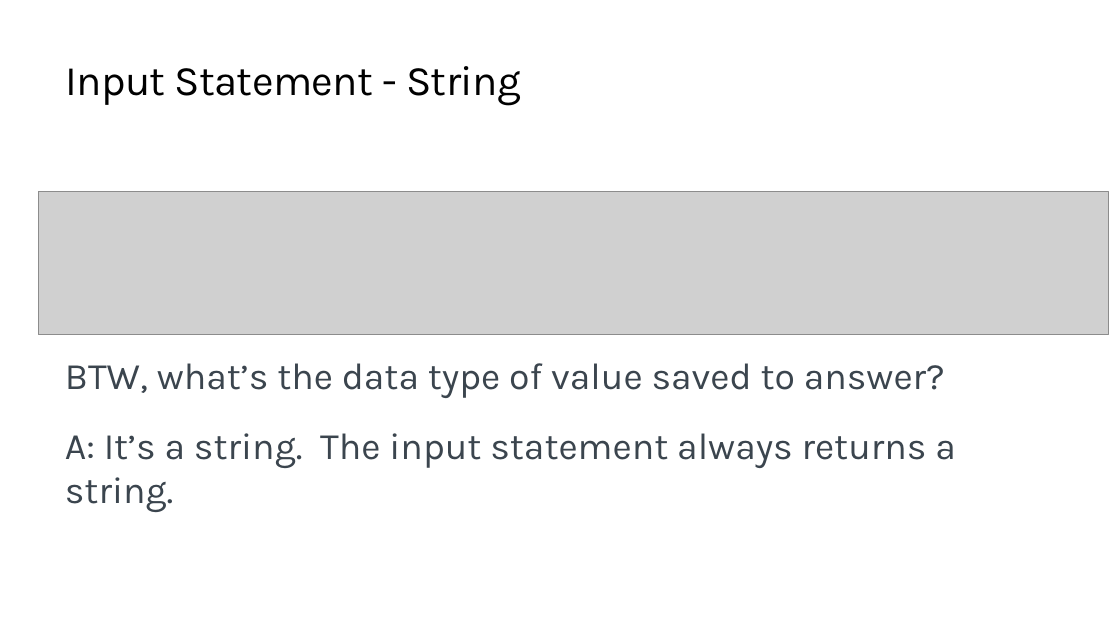
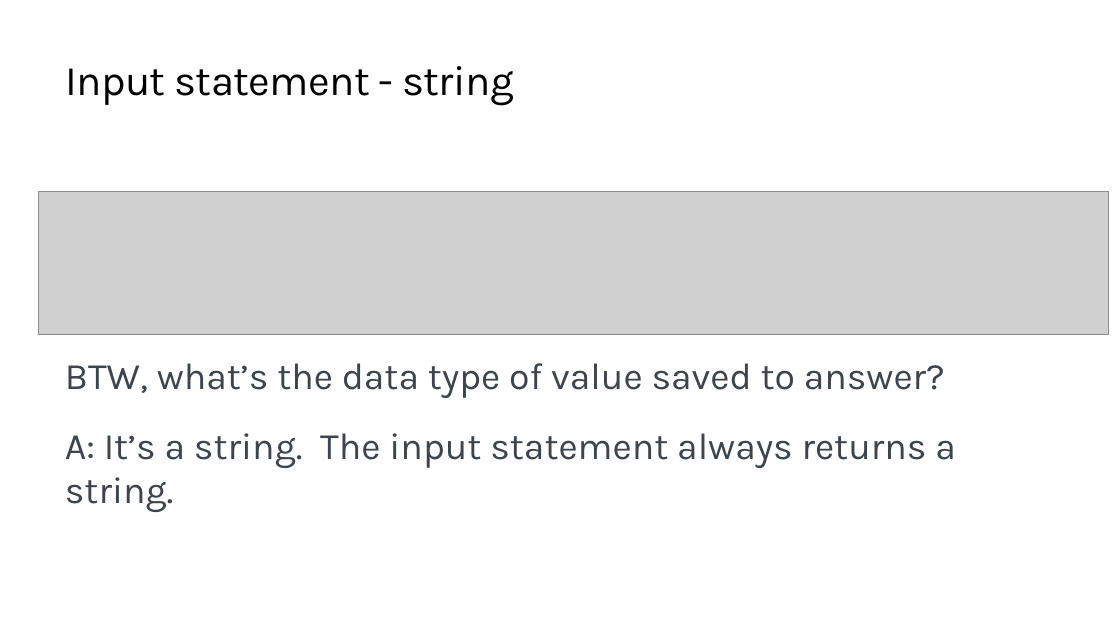
Before and after one commit to TEALSK12/2nd-semester-introduction-to-computer-science, a slide deck: slide 8 of units/1_unit/slidedecks/Intro Python 1.04 TEALS.pptx. Drawn at 1120x630 pixels with LibreOffice and Linux fonts; fonts in the diff are those of the drawing; grey boxes stand for pictures; background and template pictures are left out. Boxes give left, top, right and bottom in pixels: in the first picture for what was removed or moved away, otherwise in the second. Text is boxed around its words. In the diff, an @@ line names an element or a change of style, - is before the commit and + after.

```diff
--- a/units/1_unit/slidedecks/Intro Python 1.04 TEALS.pptx
+++ b/units/1_unit/slidedecks/Intro Python 1.04 TEALS.pptx
@@ title at bbox=[65, 66, 514, 106]: text changed @@
-Input Statement - String
+Input statement - string
```
Also in this commit, not shown: 12 other slides changed.
